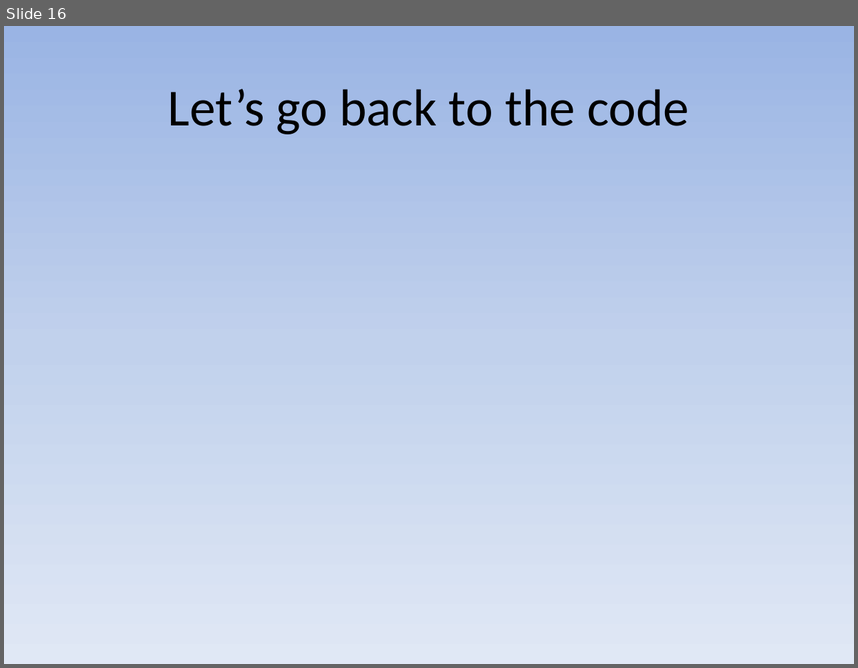
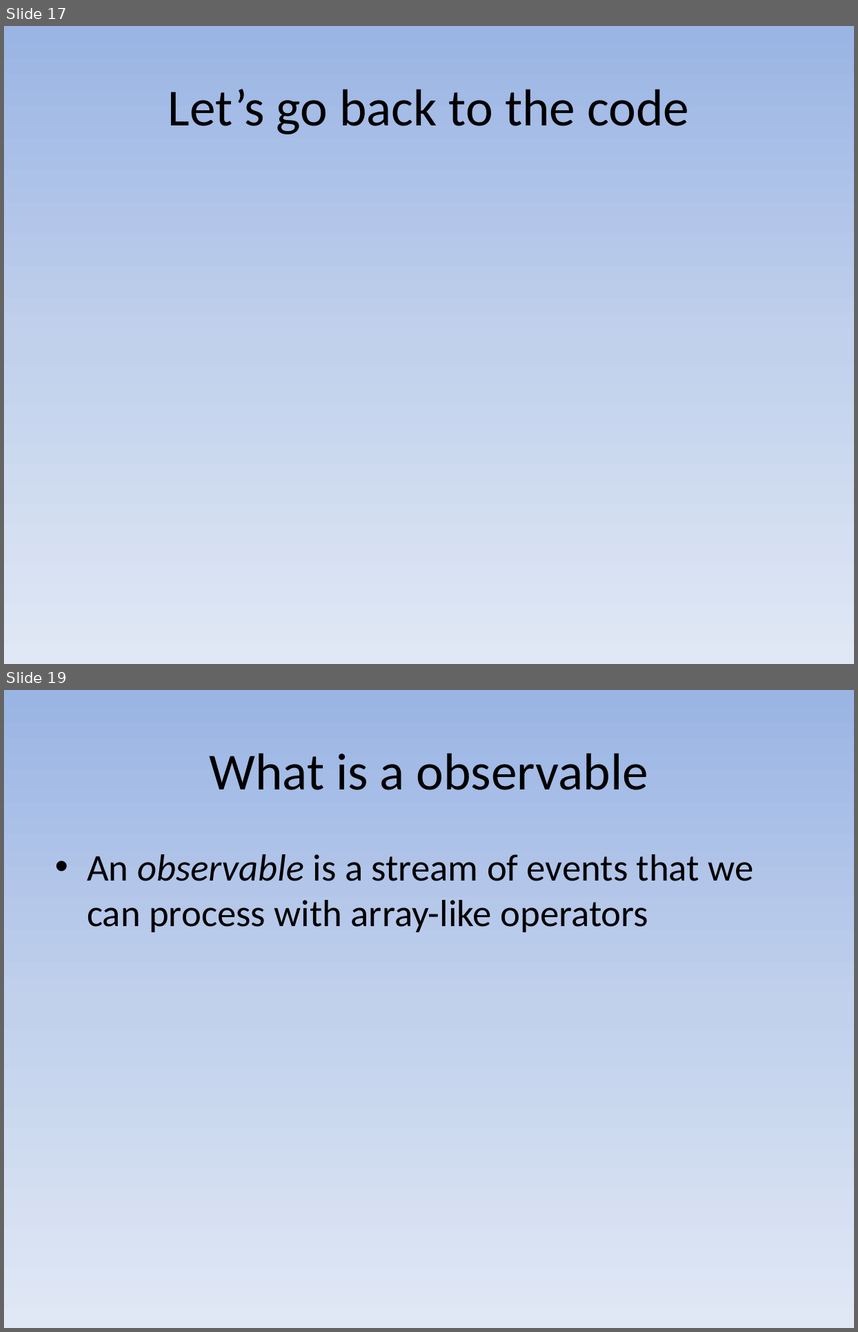
Before and after one commit to mayuanyang/HelloAngular2, a slide deck: angular2.pptx. Shown one above the other, each under a label of ours: slide 16 before the commit, slides 17 and 19 after it; the slides between them are not shown. The pictures are 858x668 and 858x1332 pixels, drawn with LibreOffice and Linux fonts; fonts in the diff are those of the drawing. Boxes give left, top, right and bottom in pixels: in the first picture for what was removed or moved away, otherwise in the second. Text is boxed around its words. In the diff, an @@ line names an element or a change of style, - is before the commit and + after.

Commit message:
Implement simple observable component

```diff
--- a/angular2.pptx
+++ b/angular2.pptx
@@ slide 19 added at <box>4,690,854,1328</box>, background gradient #9AB5E4 to #C2D1ED to #E1E8F5 @@
@@ title added at <box>209,753,648,790</box>, 44 pt, text #000000 @@
+What is a observable
@@ text added at <box>87,854,753,932</box>, 32 pt, text #000000 @@
+• An observable is a stream of events that we can process with array-like operators
@@ what was slide 16 is now slide 17 @@
```
Also in this commit, not shown: 2 slides changed, 5 other slides added, 12 other files.
